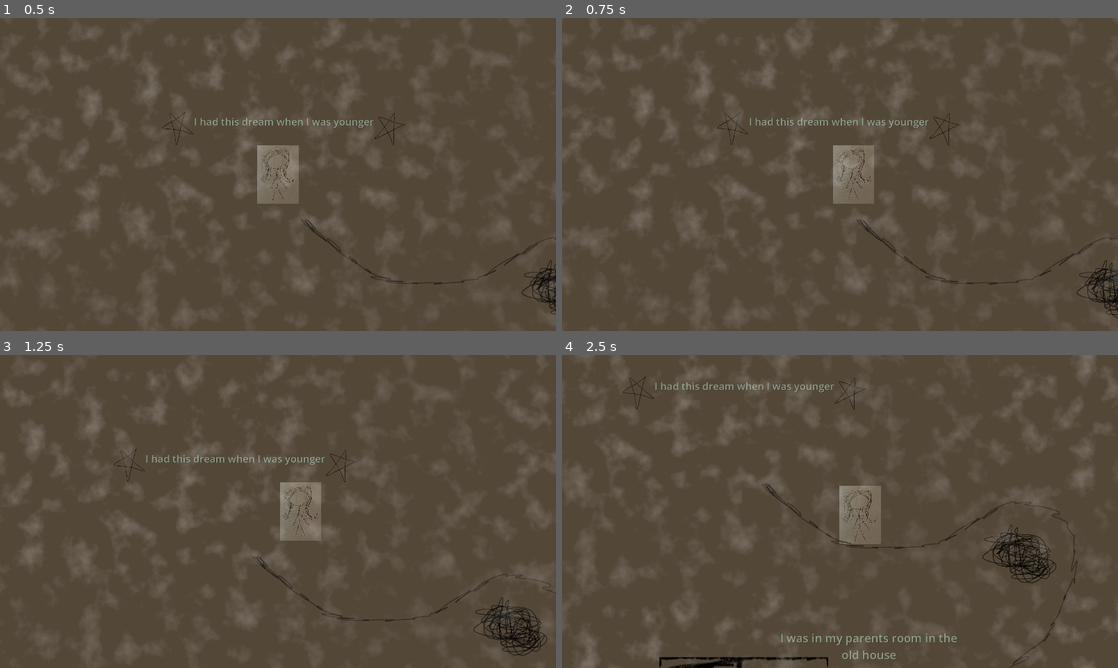
Above: before the commit, frames 1-4 (two rows, left to right).
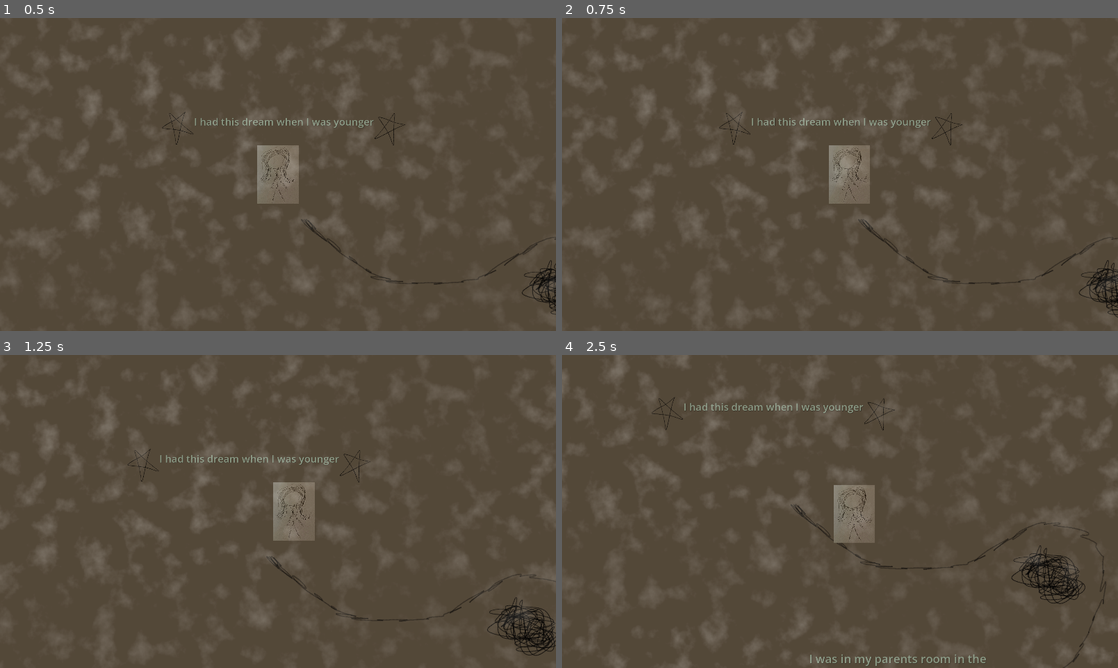
Above: after the commit, the same moments.

Repository: Ava-TU/EGD-FlatGame
Game: Godot game, scene res://Scenes/Main.tscn
The game is run twice, just before and just after one commit, with the same random seed, the same clock (stepped at 60 frames per second) and the same inputs.
Inputs:
- Up to frame 1 (0.5 s): no input
- Up to frame 2 (0.75 s): hold D (Right) from 0.53 s (still down)
- Up to frame 3 (1.25 s): keep holding D (Right)
- Up to frame 4 (2.5 s): release D (Right) at 1.28 s; hold S (Down) 1.28-2.03 s; hold D (Right) from 2.03 s (still down)

Frame 1 is identical in both runs. In frame 2, 1.6% of the frame differs, in the area x 27-100%, y 30-96%; in frame 3, 4.6%; in frame 4, 7.3%, in the area x 0-100%, y 0-100%.

Commit message:
changed text ordering

Diff:
--- a/egd-flat-game/Scenes/Main.tscn
+++ b/egd-flat-game/Scenes/Main.tscn
@@ -57,9 +57,10 @@
 stretch_mode = 1
 
 [node name="CharacterBody2D" type="CharacterBody2D" parent="." unique_id=1942139395]
+z_index = 1
 position = Vector2(969, 542)
 script = ExtResource("1_idj7w")
-speed = 350
+speed = 250
 
 [node name="Sprite2D" type="Sprite2D" parent="CharacterBody2D" unique_id=1701292336]
 modulate = Color(0.69135684, 0.6913568, 0.69135684, 1)
@@ -89,6 +90,7 @@
 [node name="Texts" type="Node" parent="." unique_id=1842334683]
 
 [node name="TextOne" type="Label" parent="Texts" unique_id=1817447905]
+z_index = 2
 anchors_preset = 8
 anchor_left = 0.5
 anchor_top = 0.5
@@ -109,6 +111,7 @@
 autowrap_trim_flags = 128
 
 [node name="TextTwo" type="Label" parent="Texts" unique_id=254853522]
+z_index = 2
 anchors_preset = 8
 anchor_left = 0.5
 anchor_top = 0.5
@@ -130,6 +133,7 @@
 autowrap_trim_flags = 128
 
 [node name="TextThree" type="Label" parent="Texts" unique_id=866140322]
+z_index = 2
 anchors_preset = 8
 anchor_left = 0.5
 anchor_top = 0.5
@@ -151,6 +155,7 @@
 autowrap_trim_flags = 128
 
 [node name="TextFour" type="Label" parent="Texts" unique_id=1202296468]
+z_index = 2
 anchors_preset = 8
 anchor_left = 0.5
 anchor_top = 0.5
@@ -172,6 +177,7 @@
 autowrap_trim_flags = 128
 
 [node name="TextFive" type="Label" parent="Texts" unique_id=347867851]
+z_index = 2
 anchors_preset = 8
 anchor_left = 0.5
 anchor_top = 0.5
@@ -193,6 +199,7 @@
 autowrap_trim_flags = 128
 
 [node name="TextSix" type="Label" parent="Texts" unique_id=575104357]
+z_index = 2
 anchors_preset = 8
 anchor_left = 0.5
 anchor_top = 0.5
@@ -214,6 +221,7 @@
 autowrap_trim_flags = 128
 
 [node name="TextSeven" type="Label" parent="Texts" unique_id=75146128]
+z_index = 2
 anchors_preset = 8
 anchor_left = 0.5
 anchor_top = 0.5
@@ -235,6 +243,7 @@
 autowrap_trim_flags = 128
 
 [node name="TextEight" type="Label" parent="Texts" unique_id=1279861985]
+z_index = 2
 anchors_preset = 8
 anchor_left = 0.5
 anchor_top = 0.5
@@ -256,6 +265,7 @@
 autowrap_trim_flags = 128
 
 [node name="TextNine" type="Label" parent="Texts" unique_id=3545972]
+z_index = 2
 anchors_preset = 8
 anchor_left = 0.5
 anchor_top = 0.5
@@ -277,6 +287,7 @@
 autowrap_trim_flags = 128
 
 [node name="Text10" type="Label" parent="Texts" unique_id=1173512556]
+z_index = 2
 anchors_preset = 8
 anchor_left = 0.5
 anchor_top = 0.5
@@ -299,6 +310,7 @@
 autowrap_trim_flags = 128
 
 [node name="Text11" type="Label" parent="Texts" unique_id=2028650333]
+z_index = 2
 anchors_preset = 8
 anchor_left = 0.5
 anchor_top = 0.5
@@ -320,6 +332,7 @@
 autowrap_trim_flags = 128
 
 [node name="Text12" type="Label" parent="Texts" unique_id=1923987336]
+z_index = 2
 anchors_preset = 8
 anchor_left = 0.5
 anchor_top = 0.5
@@ -341,6 +354,7 @@
 autowrap_trim_flags = 128
 
 [node name="Text13" type="Label" parent="Texts" unique_id=369200383]
+z_index = 2
 anchors_preset = 8
 anchor_left = 0.5
 anchor_top = 0.5
@@ -362,6 +376,7 @@
 autowrap_trim_flags = 128
 
 [node name="Text14" type="Label" parent="Texts" unique_id=905199537]
+z_index = 2
 anchors_preset = 8
 anchor_left = 0.5
 anchor_top = 0.5
@@ -383,6 +398,7 @@
 autowrap_trim_flags = 128
 
 [node name="Text15" type="Label" parent="Texts" unique_id=572406614]
+z_index = 2
 anchors_preset = 8
 anchor_left = 0.5
 anchor_top = 0.5
@@ -405,6 +421,7 @@
 autowrap_trim_flags = 128
 
 [node name="Text16" type="Label" parent="Texts" unique_id=2044513914]
+z_index = 2
 anchors_preset = 8
 anchor_left = 0.5
 anchor_top = 0.5
@@ -426,6 +443,7 @@
 autowrap_trim_flags = 128
 
 [node name="Text17" type="Label" parent="Texts" unique_id=1738653464]
+z_index = 2
 anchors_preset = 8
 anchor_left = 0.5
 anchor_top = 0.5
@@ -447,6 +465,7 @@
 autowrap_trim_flags = 128
 
 [node name="Text18" type="Label" parent="Texts" unique_id=161407450]
+z_index = 2
 anchors_preset = 8
 anchor_left = 0.5
 anchor_top = 0.5
@@ -468,6 +487,7 @@
 autowrap_trim_flags = 128
 
 [node name="Text19" type="Label" parent="Texts" unique_id=1304008513]
+z_index = 2
 anchors_preset = 8
 anchor_left = 0.5
 anchor_top = 0.5
@@ -489,6 +509,7 @@
 autowrap_trim_flags = 128
 
 [node name="Text20" type="Label" parent="Texts" unique_id=1512026459]
+z_index = 2
 anchors_preset = 8
 anchor_left = 0.5
 anchor_top = 0.5
@@ -510,6 +531,7 @@
 autowrap_trim_flags = 128
 
 [node name="Text21" type="Label" parent="Texts" unique_id=1154460118]
+z_index = 2
 anchors_preset = 8
 anchor_left = 0.5
 anchor_top = 0.5
@@ -531,6 +553,7 @@
 autowrap_trim_flags = 128
 
 [node name="Text22" type="Label" parent="Texts" unique_id=232987390]
+z_index = 2
 anchors_preset = 8
 anchor_left = 0.5
 anchor_top = 0.5
@@ -552,6 +575,7 @@
 autowrap_trim_flags = 128
 
 [node name="Text23" type="Label" parent="Texts" unique_id=689580329]
+z_index = 2
 anchors_preset = 8
 anchor_left = 0.5
 anchor_top = 0.5
@@ -573,6 +597,7 @@
 autowrap_trim_flags = 128
 
 [node name="Text24" type="Label" parent="Texts" unique_id=2079494380]
+z_index = 2
 anchors_preset = 8
 anchor_left = 0.5
 anchor_top = 0.5
@@ -594,6 +619,7 @@
 autowrap_trim_flags = 128
 
 [node name="Text25" type="Label" parent="Texts" unique_id=1234397037]
+z_index = 2
 anchors_preset = 8
 anchor_left = 0.5
 anchor_top = 0.5
@@ -615,6 +641,7 @@
 autowrap_trim_flags = 128
 
 [node name="Text26" type="Label" parent="Texts" unique_id=1329982507]
+z_index = 2
 anchors_preset = 8
 anchor_left = 0.5
 anchor_top = 0.5
@@ -636,6 +663,7 @@
 autowrap_trim_flags = 128
 
 [node name="Text27" type="Label" parent="Texts" unique_id=77243202]
+z_index = 2
 anchors_preset = 8
 anchor_left = 0.5
 anchor_top = 0.5
@@ -657,6 +685,7 @@
 autowrap_trim_flags = 128
 
 [node name="Text28" type="Label" parent="Texts" unique_id=1749556884]
+z_index = 2
 anchors_preset = 8
 anchor_left = 0.5
 anchor_top = 0.5
@@ -678,6 +707,7 @@
 autowrap_trim_flags = 128
 
 [node name="Text29" type="Label" parent="Texts" unique_id=708690816]
+z_index = 2
 anchors_preset = 8
 anchor_left = 0.5
 anchor_top = 0.5
@@ -699,6 +729,7 @@
 autowrap_trim_flags = 128
 
 [node name="Text30" type="Label" parent="Texts" unique_id=1851248435]
+z_index = 2
 anchors_preset = 8
 anchor_left = 0.5
 anchor_top = 0.5
@@ -720,6 +751,7 @@
 autowrap_trim_flags = 128
 
 [node name="Text31" type="Label" parent="Texts" unique_id=1725945908]
+z_index = 2
 anchors_preset = 8
 anchor_left = 0.5
 anchor_top = 0.5
@@ -739,11 +771,6 @@
 vertical_alignment = 1
 autowrap_mode = 3
 autowrap_trim_flags = 128
-
-[node name="Grandad" type="Sprite2D" parent="Texts" unique_id=433851213]
-position = Vector2(2034, 8533)
-rotation = -2.7445982
-texture = ExtResource("5_2w5on")
 
 [node name="RandomDeco" type="Node" parent="." unique_id=374820109]
 
@@ -862,10 +889,6 @@
 rotation = -0.3168314
 texture = ExtResource("9_vy5pj")
 
-[node name="Line7" type="Sprite2D" parent="Lines" unique_id=747953219]
-position = Vector2(7724, 2102)
-texture = ExtResource("7_50glp")
-
 [node name="Line22" type="Sprite2D" parent="Lines" unique_id=1921907484]
 position = Vector2(4579, 9401)
 texture = ExtResource("7_50glp")
@@ -884,10 +907,6 @@
 position = Vector2(5445, 6127)
 texture = ExtResource("7_50glp")
 
-[node name="Line8" type="Sprite2D" parent="Lines" unique_id=1125648318]
-position = Vector2(7646, 2772)
-texture = ExtResource("5_pbw6q")
-
 [node name="Line15" type="Sprite2D" parent="Lines" unique_id=1858156517]
 position = Vector2(1149, 6224)
 scale = Vector2(-1, 1)
@@ -901,10 +920,6 @@
 [node name="Line16" type="Sprite2D" parent="Lines" unique_id=351363190]
 position = Vector2(1879, 6950)
 texture = ExtResource("5_pbw6q")
-
-[node name="Line9" type="Sprite2D" parent="Lines" unique_id=502582750]
-position = Vector2(9122, 2065)
-texture = ExtResource("9_vy5pj")
 
 [node name="Line19" type="Sprite2D" parent="Lines" unique_id=1068928133]
 position = Vector2(673, 8863)
@@ -975,3 +990,9 @@
 rotation = -0.4805706
 scale = Vector2(0.71261376, 0.71261376)
 texture = ExtResource("5_2w5on")
+
+[node name="Grandad2" type="Sprite2D" parent="Images" unique_id=433851213]
+position = Vector2(2034, 8533)
+rotation = -2.7445982
+scale = Vector2(0.99999994, 0.99999994)
+texture = ExtResource("5_2w5on")
